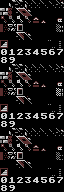
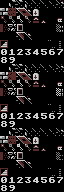
Layered file, before and after one edit (w=64, h=192). Changes by layer:
painted on "Background" over [12, 8, 39, 144]
